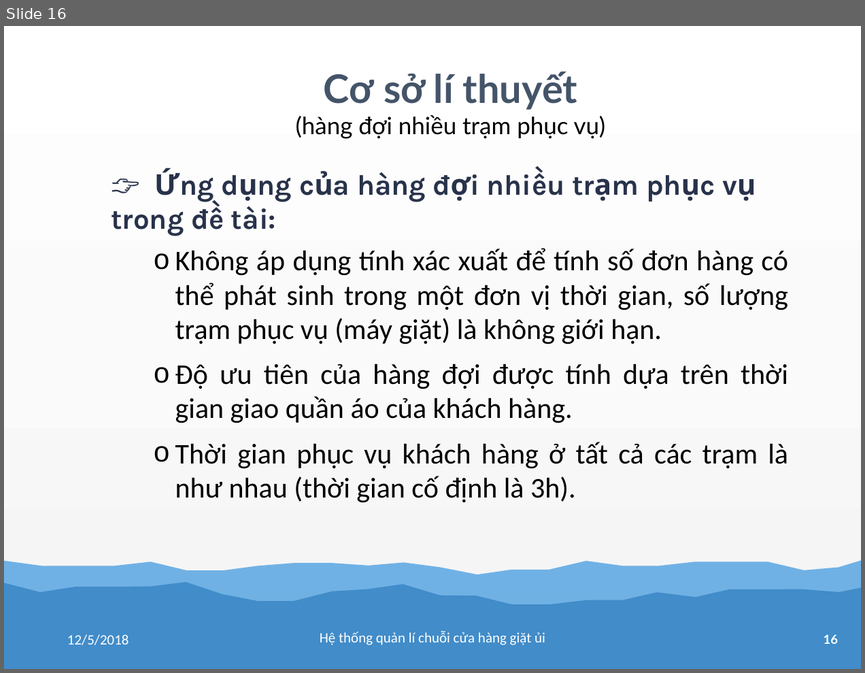
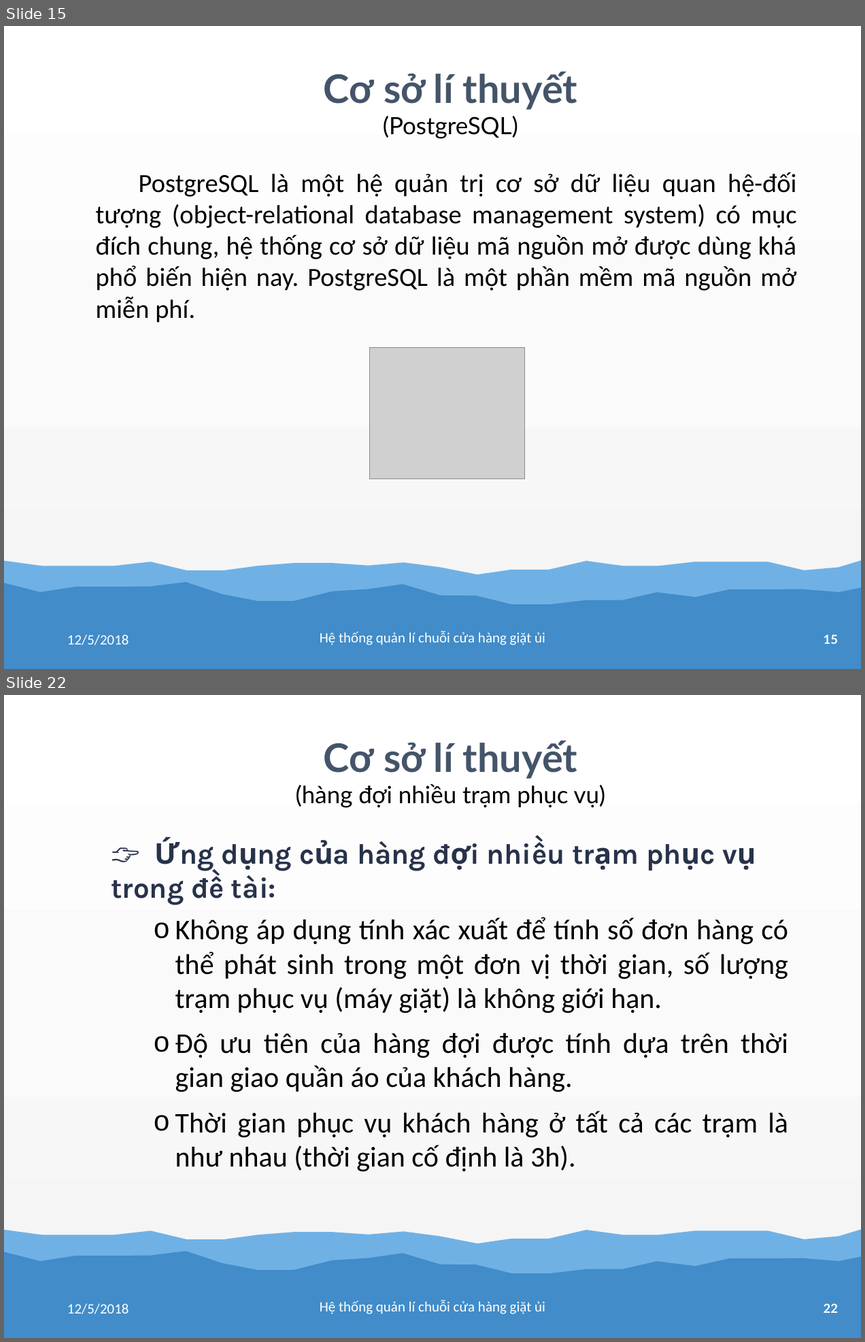
Before and after one commit to tranhoanghuan/Lu-n-v-n, a slide deck: baoCao/bao_cao.pptx. Shown one above the other, each under a label of ours: slide 16 before the commit, slides 15 and 22 after it; the slides between them are not shown. The pictures are 865x673 and 865x1342 pixels, drawn with LibreOffice and Linux fonts; fonts in the diff are those of the drawing; grey boxes stand for pictures. Boxes give left, top, right and bottom in pixels: in the first picture for what was removed or moved away, otherwise in the second. Text is boxed around its words. In the diff, an @@ line names an element or a change of style, - is before the commit and + after.

```diff
--- a/baoCao/bao_cao.pptx
+++ b/baoCao/bao_cao.pptx
@@ slide 15 added at [4,26,861,669], background gradient #FFFFFF to #FBFBFB to #F2F2F2; not listed: 3 template elements that a slide beside it also shows @@
@@ text added at [324,72,577,139], 66 pt, text #445469, bold @@
+Cơ sở lí thuyết
+(PostgreSQL)
@@ text added at [96,172,796,322], 44 pt, text #000000 @@
+PostgreSQL là một hệ quản trị cơ sở dữ liệu quan hệ-đối tượng (object-relational database management system) có mục đích chung, hệ thống cơ sở dữ liệu mã nguồn mở được dùng khá phổ biến hiện nay. PostgreSQL là một phần mềm mã nguồn mở miễn phí.
@@ picture added at [369,347,524,478] @@
@@ text added at [67,634,129,645], 24 pt, text #FFFFFF @@
+12/5/2018
@@ text added at [320,631,545,645], 24 pt, text #FFFFFF @@
+Hệ thống quản lí chuỗi cửa hàng giặt ủi
@@ what was slide 16 is now slide 22 @@
@@ page number at [823,1303,838,1312]: text changed @@
-16
+22
```
Also in this commit, not shown: 2 slides changed, 6 other slides added.
